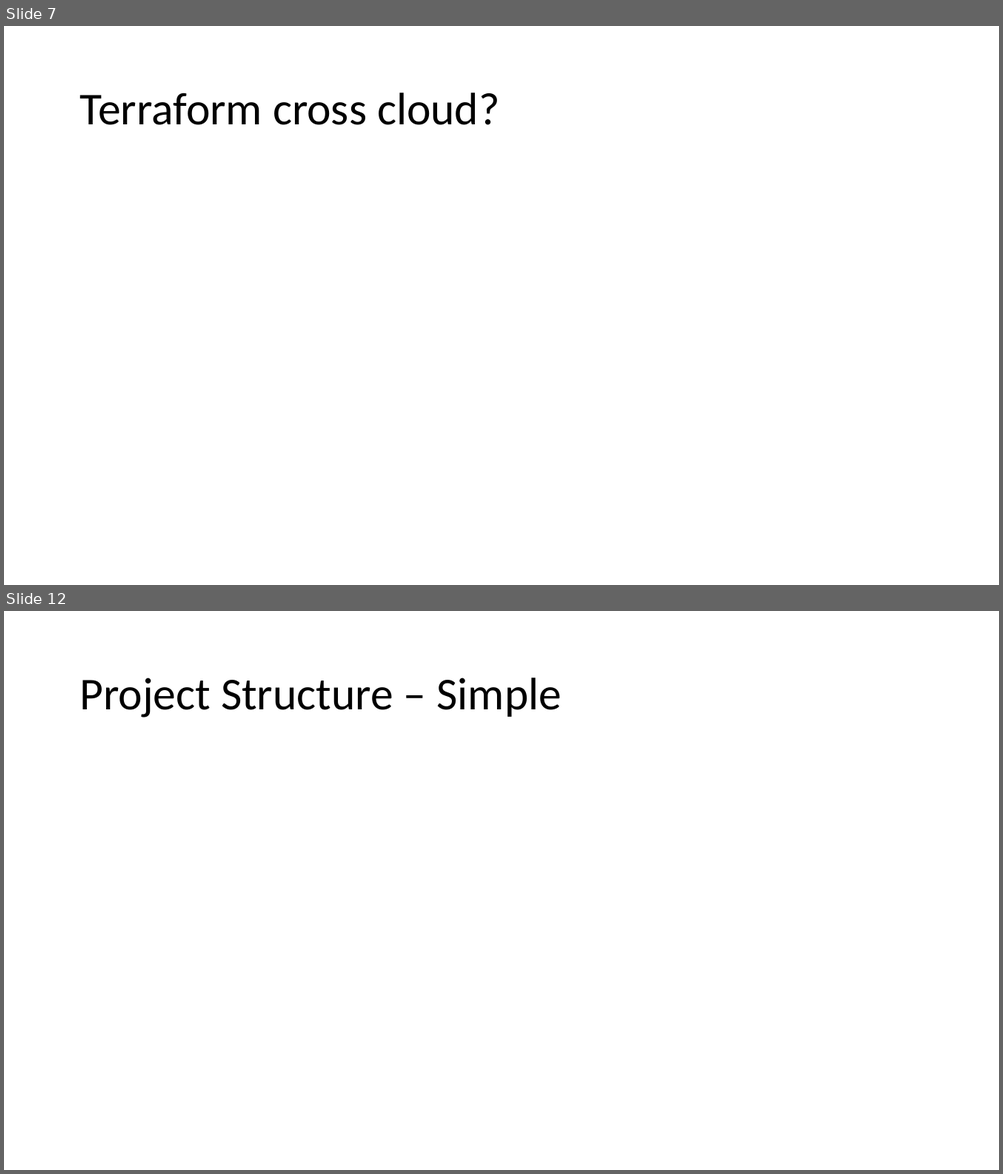
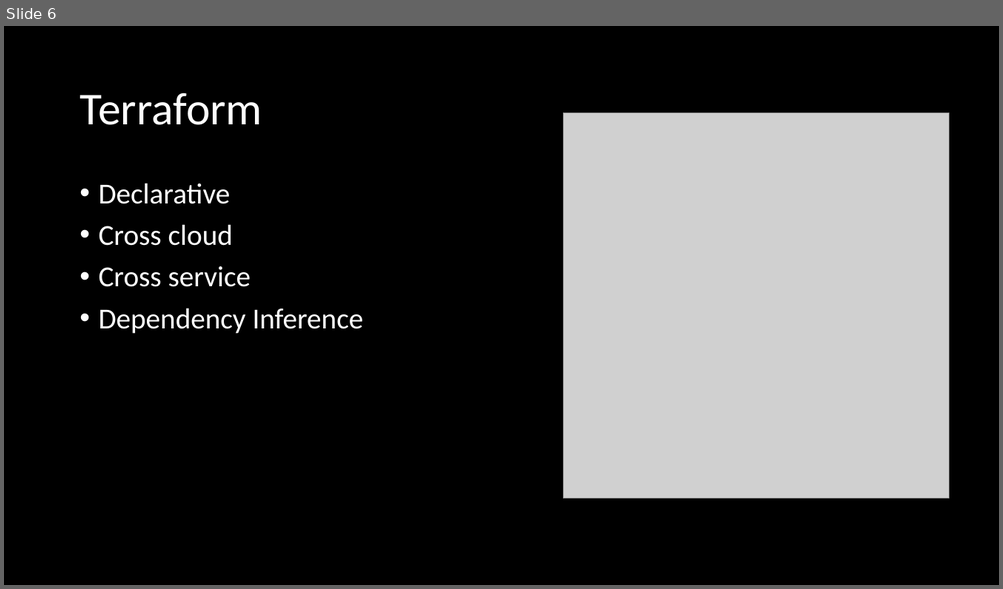
Before and after one commit to fortunkam/terraform-101, a slide deck: presentation/Terraform 101.pptx. Shown one above the other, each under a label of ours: slides 7 and 12 before the commit, slide 6 after it; the slides between them are not shown. The pictures are 1003x1174 and 1003x589 pixels, drawn with LibreOffice and Linux fonts; fonts in the diff are those of the drawing; grey boxes stand for pictures; background and template pictures are left out. Boxes give left, top, right and bottom in pixels: in the first picture for what was removed or moved away, otherwise in the second. Text is boxed around its words. In the diff, an @@ line names an element or a change of style, - is before the commit and + after.

```diff
--- a/presentation/Terraform 101.pptx
+++ b/presentation/Terraform 101.pptx
@@ slide 12 removed at (x1=4, y1=611, x2=999, y2=1170), background #FFFFFF @@
@@ title removed at (x1=79, y1=678, x2=561, y2=718) @@
-Project Structure – Simple
@@ what was slide 7 is now slide 6 @@
@@ slide 6 changed as well @@
@@ background #FFFFFF to #000000 @@
@@ title at (x1=79, y1=93, x2=262, y2=125): text changed; text colour #000000 to #FFFFFF @@
-Terraform cross cloud?
+Terraform
@@ picture added at (x1=563, y1=113, x2=948, y2=499) @@
@@ text added at (x1=99, y1=183, x2=364, y2=334), 28 pt, text #FFFFFF @@
+• Declarative
+• Cross cloud
+• Cross service
+• Dependency Inference
```
Also in this commit, not shown: 5 other slides changed, 6 slides added, 17 other slides removed, 8 other files.
